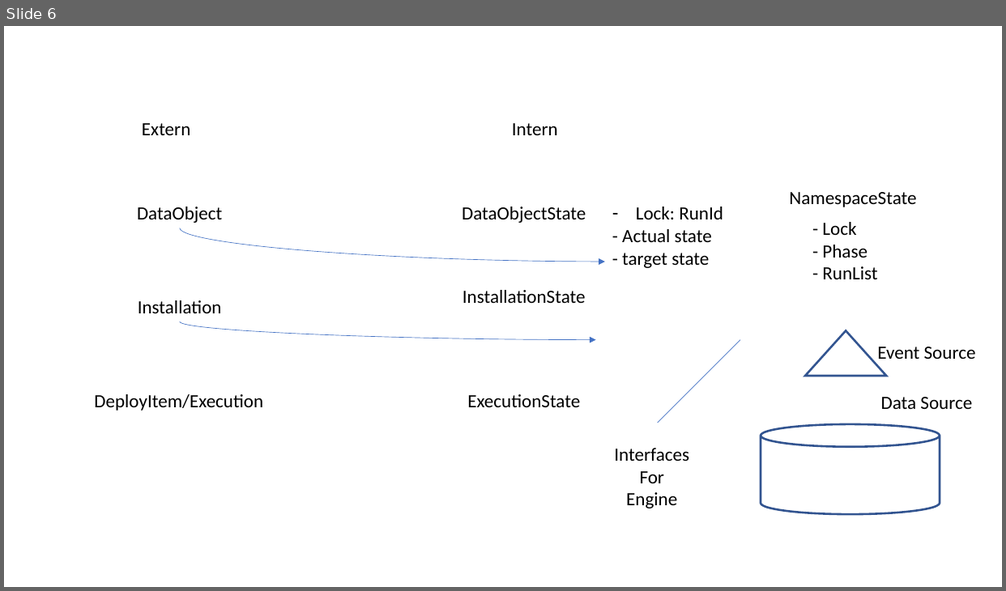
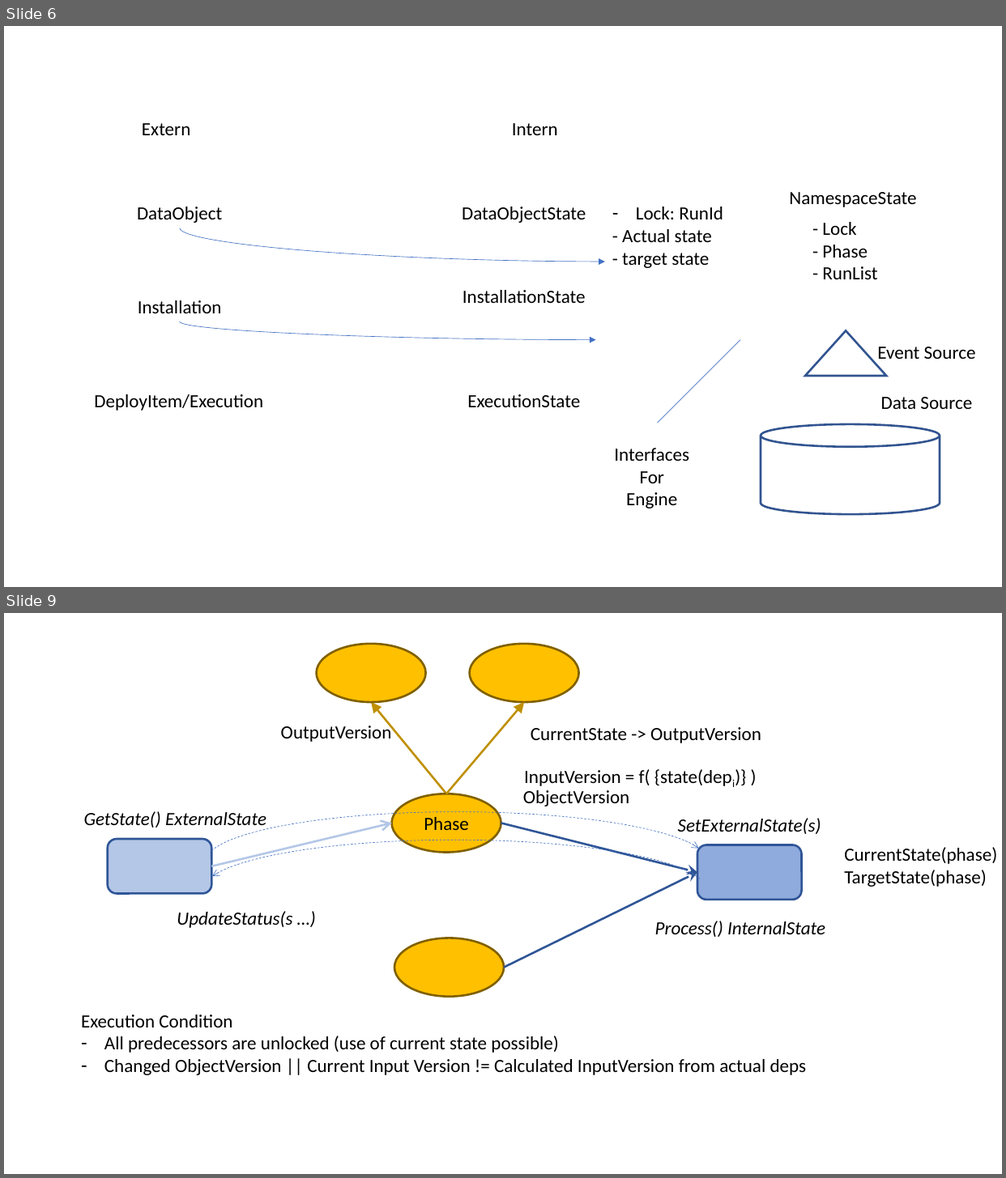
Before and after one commit to mandelsoft/engine, a slide deck: engine.pptx. Shown one above the other, each under a label of ours: slide 6 before the commit, slides 6 and 9 after it; the slides between them are not shown. The pictures are 1006x591 and 1006x1178 pixels, drawn with LibreOffice and Linux fonts; fonts in the diff are those of the drawing. Boxes give left, top, right and bottom in pixels: in the first picture for what was removed or moved away, otherwise in the second. Text is boxed around its words. In the diff, an @@ line names an element or a change of style, - is before the commit and + after.

```diff
--- a/engine.pptx
+++ b/engine.pptx
@@ slide 9 added at box(4, 613, 1002, 1174), background #FFFFFF @@
@@ ellipse added at box(316, 644, 425, 702), fill #FFC000, outline #806000 2 pt @@
@@ ellipse added at box(470, 644, 579, 702), fill #FFC000, outline #806000 2 pt @@
@@ arrow added from (446, 794) to (371, 702), #BF9000 2 pt @@
@@ arrow added from (446, 794) to (524, 702), #BF9000 2 pt @@
@@ text added at box(281, 722, 392, 742), 18 pt, text #000000 @@
+OutputVersion
@@ text added at box(530, 727, 761, 743), 18 pt, text #000000 @@
+CurrentState -> OutputVersion
@@ text added at box(524, 769, 732, 786), 18 pt, text #000000 @@
+InputVersion = f( {state(depi)} )
@@ ellipse added at box(392, 794, 501, 853), fill #FFC000, outline #806000 2 pt, 18 pt, text #000000 @@
+Phase
@@ text added at box(523, 790, 630, 807), 18 pt, text #000000 @@
+ObjectVersion
@@ text added at box(84, 811, 266, 830), 18 pt, text #000000, italic @@
+GetState() ExternalState
@@ arc (boxed as its full ellipse) added at box(206, 812, 709, 912), outline #4472C4 0.5 pt dashed @@
@@ arrow added from (211, 867) to (392, 824), #B4C7E7 2 pt @@
@@ arrow added from (501, 824) to (697, 873), #2F5597 2 pt @@
@@ text added at box(678, 818, 821, 834), 18 pt, text #000000, italic @@
+SetExternalState(s)
@@ rounded rectangle added at box(108, 839, 211, 894), fill #B4C7E7, outline #2F5597 2 pt @@
@@ arc (boxed as its full ellipse) added at box(203, 840, 706, 939), outline #4472C4 0.5 pt dashed @@
@@ rounded rectangle added at box(697, 845, 801, 900), fill #8FAADC, outline #2F5597 2 pt @@
@@ text added at box(844, 847, 997, 887), 18 pt, text #000000 @@
+CurrentState(phase)
+TargetState(phase)
@@ arrow added from (504, 968) to (697, 873), #2F5597 2 pt @@
@@ text added at box(177, 911, 292, 928), 18 pt, text #000000, italic @@
+UpdateStatus(s …)
@@ text added at box(655, 921, 825, 937), 18 pt, text #000000, italic @@
+Process() InternalState
@@ ellipse added at box(394, 938, 504, 996), fill #FFC000, outline #806000 2 pt @@
@@ text added at box(81, 1015, 807, 1076), 18 pt, text #000000 @@
+Execution Condition
+– All predecessors are unlocked (use of current state possible)
+– Changed ObjectVersion || Current Input Version != Calculated InputVersion from actual deps
```
Also in this commit, not shown: 2 slides changed, 1 other slide added, 33 other files.
